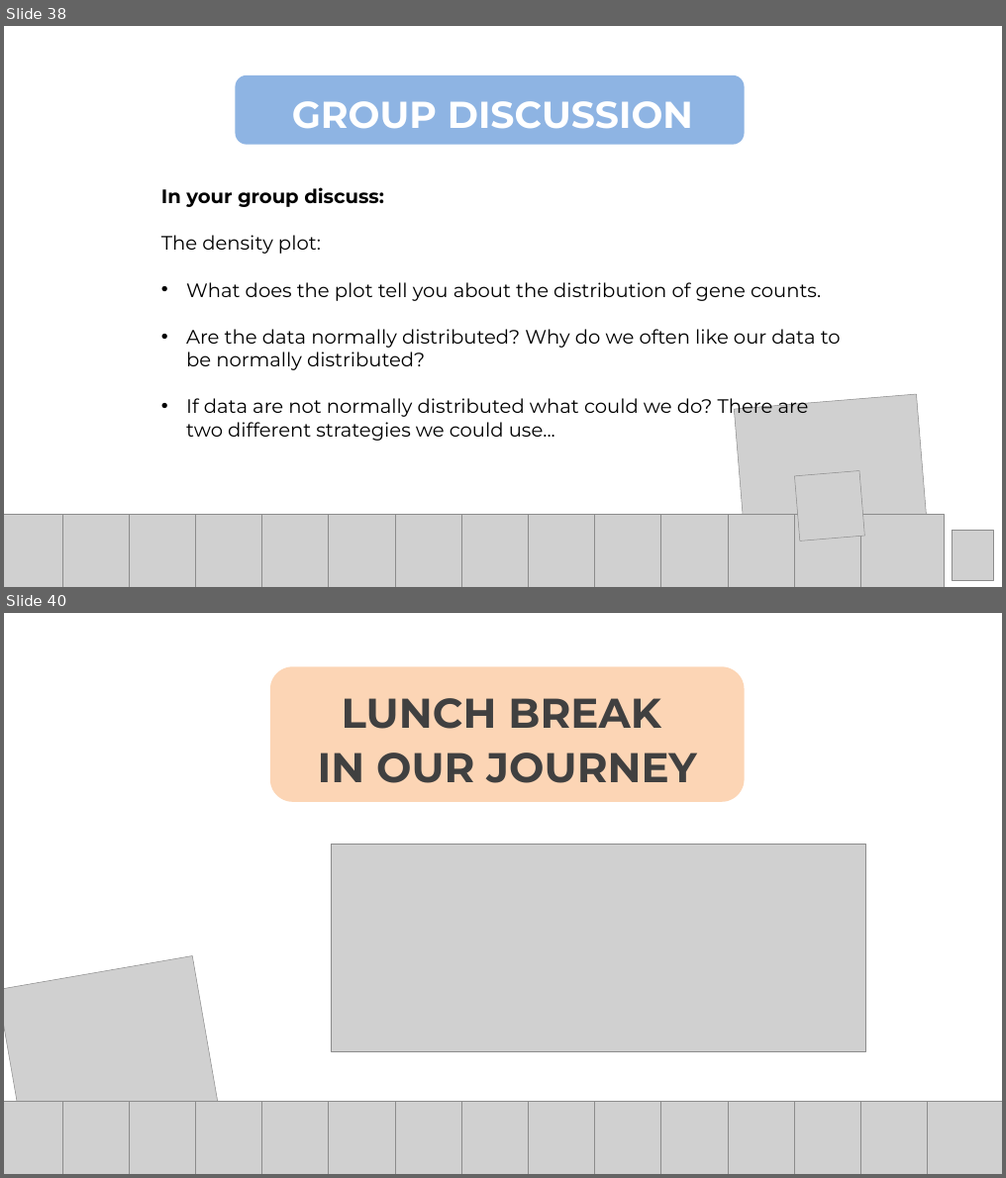
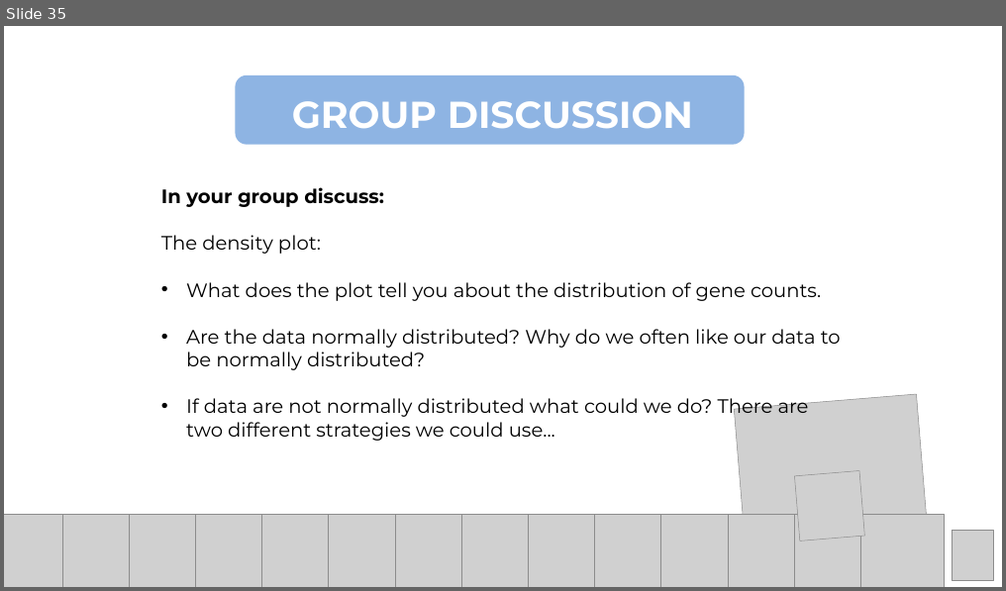
Before and after one commit to Center-for-Health-Data-Science/Foundations-of-Health-Data-Science, a slide deck: Slides/FHDS_Exploratory_Data_Analysis_Part2.pptx. Shown one above the other, each under a label of ours: slides 38 and 40 before the commit, slide 35 after it; the slides between them are not shown. The pictures are 1006x1178 and 1006x591 pixels, drawn with LibreOffice and Linux fonts; fonts in the diff are those of the drawing; grey boxes stand for pictures. Boxes give left, top, right and bottom in pixels: in the first picture for what was removed or moved away, otherwise in the second. Text is boxed around its words. In the diff, an @@ line names an element or a change of style, - is before the commit and + after.

```diff
--- a/Slides/FHDS_Exploratory_Data_Analysis_Part2.pptx
+++ b/Slides/FHDS_Exploratory_Data_Analysis_Part2.pptx
@@ slide 40 removed at [4,613,1002,1174], background #FFFFFF @@
@@ rounded rectangle removed at [270,666,744,802] @@
@@ text removed at [318,698,696,783] @@
-LUNCH BREAK
-IN OUR JOURNEY
@@ picture removed at [331,844,865,1052] @@
@@ picture removed at [4,956,226,1174] @@
@@ group removed at [4,1101,1002,1174]: 15 pictures @@
@@ what was slide 38 is now slide 35 @@
```
Also in this commit, not shown: 6 slides changed, 2 other slides removed.
